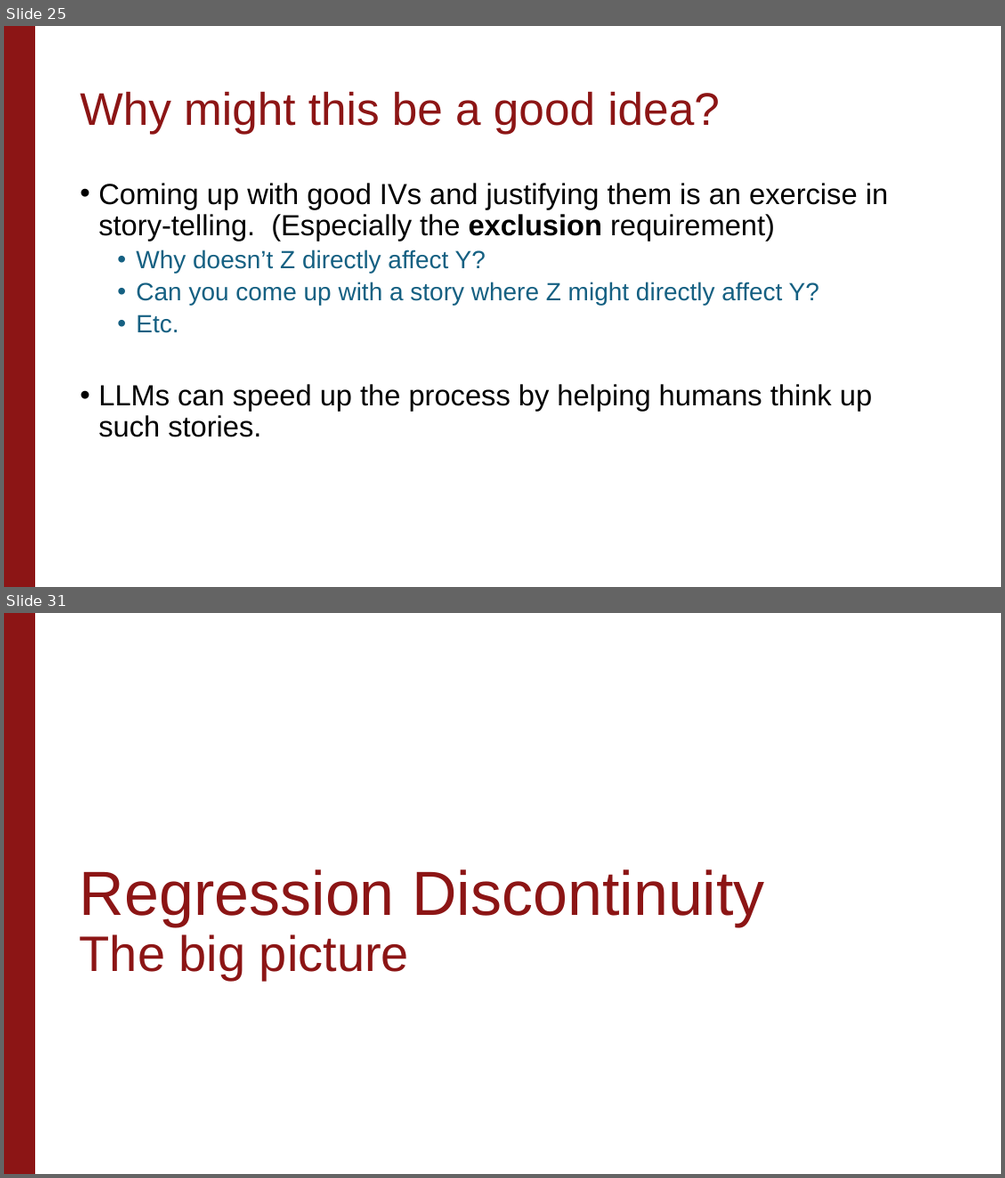
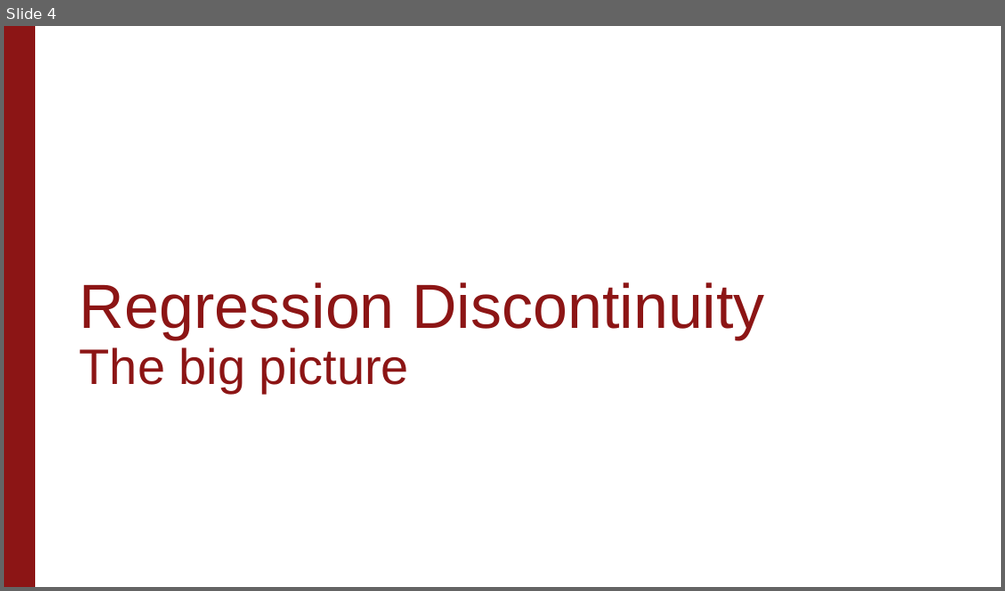
Before and after one commit to stanford-causal-inference-class/stanford-causal-inference-class.github.io, a slide deck: materials/lecture-slides/Unit3_Lecture4.pptx. Shown one above the other, each under a label of ours: slides 25 and 31 before the commit, slide 4 after it; the slides between them are not shown. The pictures are 1005x1178 and 1005x591 pixels, drawn with LibreOffice and Linux fonts; fonts in the diff are those of the drawing; background and template pictures are left out. Boxes give left, top, right and bottom in pixels: in the first picture for what was removed or moved away, otherwise in the second. Text is boxed around its words. In the diff, an @@ line names an element or a change of style, - is before the commit and + after.

```diff
--- a/materials/lecture-slides/Unit3_Lecture4.pptx
+++ b/materials/lecture-slides/Unit3_Lecture4.pptx
@@ slide 25 removed at box(4, 26, 1001, 587), background #FFFFFF; not listed: 1 template element that a slide beside it also shows @@
@@ title removed at box(80, 91, 720, 134) @@
-Why might this be a good idea?
@@ text removed at box(98, 183, 888, 437) @@
-• Coming up with good IVs and justifying them is an exercise in story-telling. (Especially the exclusion requirement)
-  • Why doesn’t Z directly affect Y?
-  • Can you come up with a story where Z might directly affect Y?
-  • Etc.
-• LLMs can speed up the process by helping humans think up such stories.
@@ what was slide 31 is now slide 4 @@
```
Also in this commit, not shown: 1 slide changed, 26 other slides removed, 1 other file.
